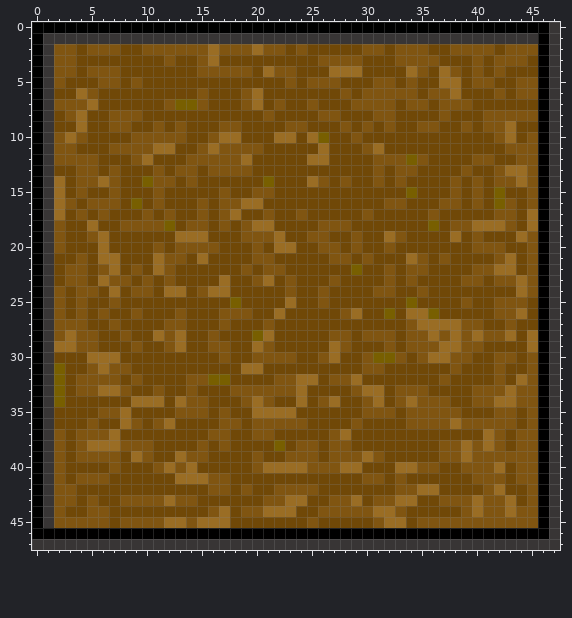
Two versions of one pixel-art sprite, android/assets/icons/casilla48.png. Above: the version before the commit.
The file is 48x48 pixels.
After the commit:
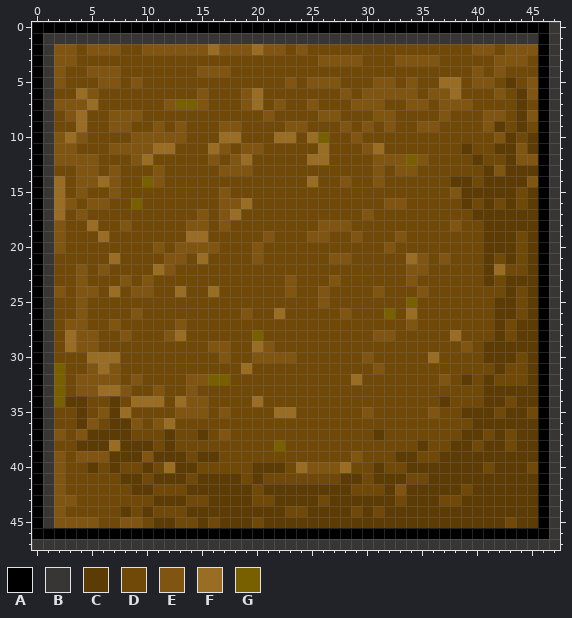
Palette (. is transparent): A #000000  B #383535  C #5c3b05  D #704807  E #805511  F #9a6d24  G #785f00
Edits made:
@@ x 0..47 @@
  1 ABBBBBBBBBBBBBBBBBBBBBBBBBBBBBBBBBBBBBBBBBBBBBAB
- 2 ABEEDEEEDDEEEEEEFEEEFEEDEDDDDDEEDEEEDDEEEEDEEEAB
- 3 ABEEDDDDDDDDEDDEFDDDDDDDDDEEEEDDDEEEEDDDEDEEEDAB
- 4 ABEEDEEEDDDDDDDEEEEEDFEEDDDFFFDDDDFEDFEDEDEDDDAB
- 5 ABEDDDEEDEDDDDDDDDDDDDDEDEEEDDDEEDEDDFFDEEDDEEAB
- 6 ABDDFEDDDDDDDDDEDDDEFDDDDDDDEDEEEEEDEEFDDDEDEEAB
- 7 ABEEEFDDDDDDEGGEDDDEFDEDDEDDDEEEEDEEDEEEDDDDDDAB
- 8 ABDEFDDEEEDDDDDDDDDDDEDDDDEEDDDEEDDDDEDDDEEEEEAB
- 9 ABDDFDDEEDDEDEDDDEEDDDDEEDDDEDEDEDDEEDDEDEEFDDAB
-10 ABEFEDDDDEEEEEDDEFFDDDFFDFGDDEDDDDDDDDDDDDEFDEAB
-11 ABEEDDDEEEEFFDDEFEEEEDDDDDFDDDEFDDDDDDDDDDDEEEAB
-12 ABEEEEDDDEFDDDEEEEEFDDDDDFFDDDDEEEGEDDDDEEDDEEAB
-13 ABDDEEDEDDDEDEEDEEEEDDDDDDDDDDDEDEEDDDDEDDEFFEAB
-14 ABFDEEFEDDGEEDEDDDDDDGDDDFEDEDDEDEDDDDEDEDEEFEAB
-15 ABFDEDDEDDDEDDDDDEDDEEDDDDDDDDDDDDGDDDEDEDGDDEAB
-16 ABFEDEEEDGDEDDDEDEEFFDDDDDDDDDDDEEDDDEEDEDGEDEAB
-17 ABFDEDEDDDEDEDDEDEFDDEDDEDDDDDEDDDDDEDDDDDEEDFAB
-18 ABEDDFDDEEEEGDEEDEDEFFDDDDEEEDDDDDDDGDEEFFFEDFAB
-19 ABEDDEFDDDDDDFFFDDDEEEFDDEEDDEDDFEDDDDFDEDDDFEAB
-20 ABEDDDFDDDDEDEEEEDDDEDFFDDEEDEDDEDDDDDDDEEEDDEAB
-21 ABDDEDFFDDDFEEDFDDDDEEDDDDDEEDEDDDFEDEDDDDEFDEAB
-22 ABDEEDEFDEDFEDDDDDDEDEEDDDDDDGDDEDEEDDDDEEFFDEAB
-23 ABDEEDFEEDEDEDDDDFDDEFDEDDDEDDDDEDEDDDDEEDEEFEAB
-24 ABEDEEDFDEEDFFDEFFDDDDDEDDEDDDDEEDDEDDDDDDDDFEAB
-25 ABEDEDDEDDDDDDDDDDGDDDDFDDEDDDDDDDGDDDDEDDEEEDAB
-26 ABEDEDEDDEDDDEDDDEEEDDFDDDDDEFDDGDFFGDDDDDEEFDAB
-27 ABEEEDDEDDDDEEDDDEDDDEDDDDDDDDDDDDEFFFFEEDDEDDAB
-28 ABEFEEDDEDDFEFDDEDDDGFDDDDDEEDEEEDEEFEFEFEEFDFAB
-29 ABFFEEDDDEDDEFDDEEDDFEDDDDDFEDDDEDEEEFFEEDDDDFAB
-30 ABDDDFFFDDDDDDDDDEDDEEEEDDEFDDEGGEDEFFEEDDEEDEAB
-31 ABGDDEFEEDDDDDDDDDDFFDDDDDDDDDEEDDDDDDEDDDEDDEAB
-32 ABGDEEEEDEDDDDEEGGDDDDEEFFDEEFDDDDDDDEDDDDEDFEAB
-33 ABGDEEFFEDDEDDEDDDEEEEEEFDDDDEFFDEEEDDDDEEEFEEAB
-34 ABGDDDDDDFFFDFEEDDDEFEDDFDEFDDEFDEFEEEDDEEFFEEAB
-35 ABDDDDEEFDDDDEEEDEDDFFFFDDDDDDEEEDEEEEEDDDEEDEAB
-36 ABDDDEDDFEDEFDDDDEEDEEEEEDDDDEDDDDEEEEFEEEEEDEAB
-37 ABEDEEEFDDDDDDDDEEDDEEDDDDDEFDDDDDDDDDDDDFEDEEAB
-38 ABEDEFFFEEEDDDDEDEDDDDGDEEDEEDDDDDDDDEEFEFEDEEAB
-39 ABEDEEEEDFEDDFEEDDDDEDDEEEDEEEFEDDDDDEEFEEEEEEAB
-40 ABEDDDDEDDDEFEFDDDDDEFFFFEEEFFDDDFFEEDDEEEFDEEAB
-41 ABEDEEEDDDDDDFFFEEDDDDDDDDDDDDEEDEDDDDDDEEEDEEAB
-42 ABEEDDDDDDDDDDDDEEDEDDEEEEDDDDDDDEEFFDDDDEFDDEAB
-43 ABEEDEDDEEEEFEEDDDDDDEEFFDDEEFDEEFFDDEEEFEEFDEAB
-44 ABEDDEEDDDDDDDDDEFDEEFFFDDEEEEEFFEDDDDDEFEEFEEAB
-45 ABEEEEEDEEEEFFEFFFDDDDDDDEDDDDDEFFDEEEEEEEEEEEAB
+ 2 ABEEDEEEDDEEEEEEFEEEFEEDEDDDDDDDDDDDDDDDEEDEEEAB
+ 3 ABEEDDDDDDDDDDDDDDDDDDDDDDEEEEDDDEEEEDDDDDEEEDAB
+ 4 ABEDDEEEDDDDDDDEEEDDDDDDDDDDDDDDDDDDDDDDEDEDDDAB
+ 5 ABEDDDEEDEDDDDDDDDDDDDDEDEEEDDDEEDEDDFFDEEDCDEAB
+ 6 ABDDFEDDDDDDDDDEDDDEFDDDDDDDEDEEEEEDEEFDDDEDCEAB
+ 7 ABEEEFDDDDDDEGGEDDDEFDEDDEDDDEEEDDEEDEEEDDDDCDAB
+ 8 ABDEFDDEEEDDDDDDDDDDDEDDDDEEDDDEEDDDDEDDDEEDCEAB
+ 9 ABDDFDDEEDDEDEDDDEEDDDDEEDDDEDEDEDDEEDDDDECDCDAB
+10 ABEFEDDDDEEEEEDDDFFDDDFFDFGDDEDDDDDDDDDDDDECDCAB
+11 ABEEDDDEEEEFFDDDFEDEEDDDDDFDDDEFDDDDDDDCDDCCECAB
+12 ABEEEEDDDEFDDDDDEDEFDDDDDFFDDDDEEEGEDDDDCDDCEEAB
+13 ABDDEEDEDDDEDDDDDEEEDDDDDDDDDDDEDEEDDDDDDCECCCAB
+14 ABFDEEFEDDGEDDDDDDDDDDDDDFDDEDDEDDDDDDCCDCCCCEAB
+15 ABFDEDDEDDDDDDDDDEDDDDDDDDDDDDDDDDDDDDECCCCCDCAB
+16 ABFEDEEDDGDDDDDDDEEFDDDDDDDDDDDDEEDDDDDCDCDCDCAB
+17 ABFDEDDDDDDDDDDEDEFDDDDDDDDDDDEDDDDDDDDDCCCCCCAB
+18 ABEDDFDDEDDDDDEEDEDDDDDDDDEEEDDDDDDDDDEDDCCCCCAB
+19 ABEDDDFDDDDDDDFFDDDDDEDDDEEDDEDDDEDDDDDDDCCCDCAB
+20 ABEDDDDDDDDEDEEEEDDDEDDDDDDDDDDDEDDDDDDDDCCCDCAB
+21 ABDDDDDFDDDDEEDFDDDDEDDDDDDEEDDDDDFEDEDDDCDCDCAB
+22 ABDDEDEDDDDFEDDDDDDDDDDDDDDDDDDDDDEEDDDDDCFDDCAB
+23 ABDDEDDDEDEDDDDDDDDDDDDEDDDEDDDDDDEDDDDDDCDCCCAB
+24 ABEDEEDFDEEDDFDDFDDDDDDEDDEDDDDEDDDEDDDDDDDCDCAB
+25 ABDDEDDDDDDDDDDDDDDDDDDDDDEDDDDDDDGDDDDDDDCCDCAB
+26 ABDDEDDDDEDDDDDDDDDEDDFDDDDDEDDDGDFDDDDDDDCCDCAB
+27 ABDEEDDEDDDDDEDDDDDDDDDDDDDDDDDDDDEDDDDDDDCDCCAB
+28 ABDFEEDDEDDDEFDDDDDDGDDDDDDDDDDEEDDDDDFDDDCDCCAB
+29 ABDFEEDDDDDDDDDDEEDDFEDDDDDDDDDDDDDDDDDEDCCCCCAB
+30 ABDDDFFFDDDDDDDDDEDDEEEEDDDDDDEDDDDDFDDDDCCCDCAB
+31 ABGDDEFEDDDDDDDDDDDFDDDDDDDDDDDEDDDDDDDDDDCDDCAB
+32 ABGDEEEEDEDDDDEEGGDDDDDDDDDDDFDDDDDDDEDCDCDDDCAB
+33 ABGDEEFFEDDEDDEDDDDDDDDDDDDDDDDDDDDDDDDDDCCCCCAB
+34 ABGCCDDCDFFFDFEEDDDDFDDDDDDDDDDDDDDDDCDDDCCDCCAB
+35 ABDDCDECFDDDDEEEDEDDDDFFDDDDDDEDDDDDEDDCCCDCCDAB
+36 ABDDCEDCCEDEFDDDDDDDDDDDDDDDDDDDDDDDDDDDCCCCCCAB
+37 ABEDECCCCDDDCDDCDEDDDDDDDDDDDDDCDDDDDDDCCDCDCCAB
+38 ABDDCCCFCCCDCDDDDDDDDDGDDDDDDDDDDDDCDDCCDCCDCCAB
+39 ABEDEEECCCECCCDCCDDDDDDDDDDDDEDDDCCDDCCCCCCCCCAB
+40 ABEDDCDCDDCDFCCDDDDDCCCDFEEEFDDCDDCCCCCCCDCCCDAB
+41 ABEDDDDDCCDCCCDCCCCDCDDDDDDDCCDCCCDDCCCCCCCCCCAB
+42 ABEDDDDDDCCDDDCCCCCCDCCCCCCCCDDDCECCCCCDCCCCCCAB
+43 ABEEDDDDDDDCCCDDCCCCDDCCCCDCCCCCCDCCCDDCCCCCCCAB
+44 ABEDDDDDCDCDDDCCCCCCCCCDDCCCCDCDCCCCCCCCCCCCCCAB
+45 ABEEEEDDEEDCCDDCDCCCDCCCCCCCCCCCCCCCCCCCCCCDCCAB
 46 AAAAAAAAAAAAAAAAAAAAAAAAAAAAAAAAAAAAAAAAAAAAAAAB
